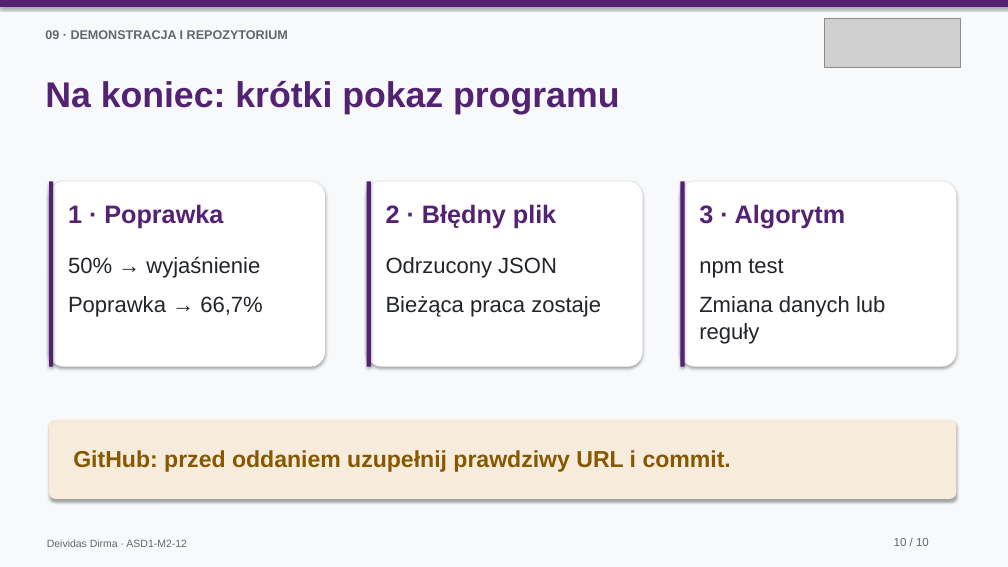
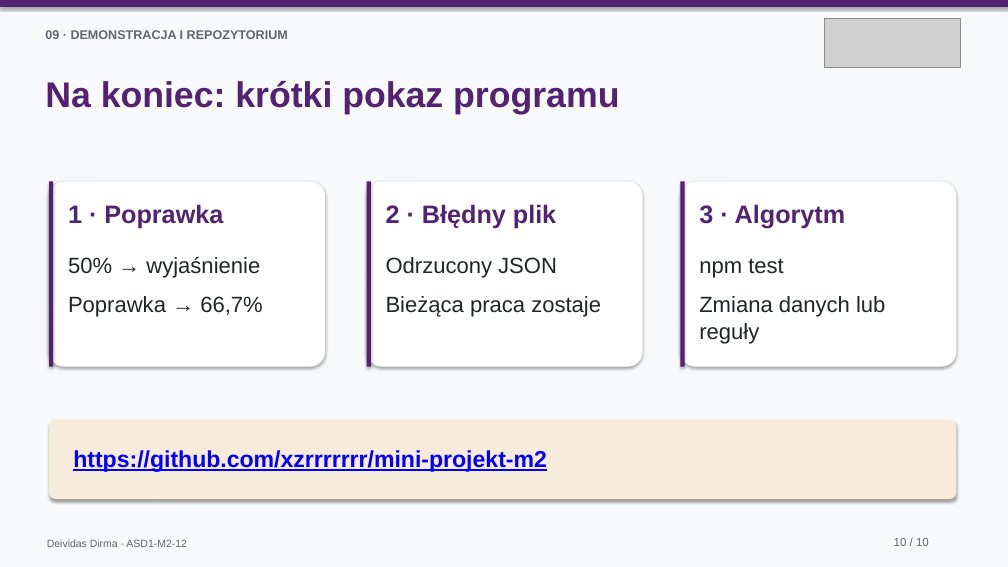
Before and after one commit to xzrrrrrrr/mini-projekt-m2, a slide deck: slide 10 of Przewodnik „Pierwszy projekt na GitHubie”/08-DOKUMENTACJA/PREZENTACJA-AKTUALNA.pptx. Drawn at 1008x567 pixels with LibreOffice and Linux fonts; fonts in the diff are those of the drawing; grey boxes stand for pictures. Boxes give left, top, right and bottom in pixels: in the first picture for what was removed or moved away, otherwise in the second. Text is boxed around its words. In the diff, an @@ line names an element or a change of style, - is before the commit and + after.

```diff
--- a/Przewodnik „Pierwszy projekt na GitHubie”/08-DOKUMENTACJA/PREZENTACJA-AKTUALNA.pptx
+++ b/Przewodnik „Pierwszy projekt na GitHubie”/08-DOKUMENTACJA/PREZENTACJA-AKTUALNA.pptx
@@ text at box(73, 450, 547, 472): text changed; text colour #865800 to #0000FF @@
-GitHub: przed oddaniem uzupełnij prawdziwy URL i commit.
+https://github.com/xzrrrrrrr/mini-projekt-m2
```
Also in this commit, not shown: 18 other files.
